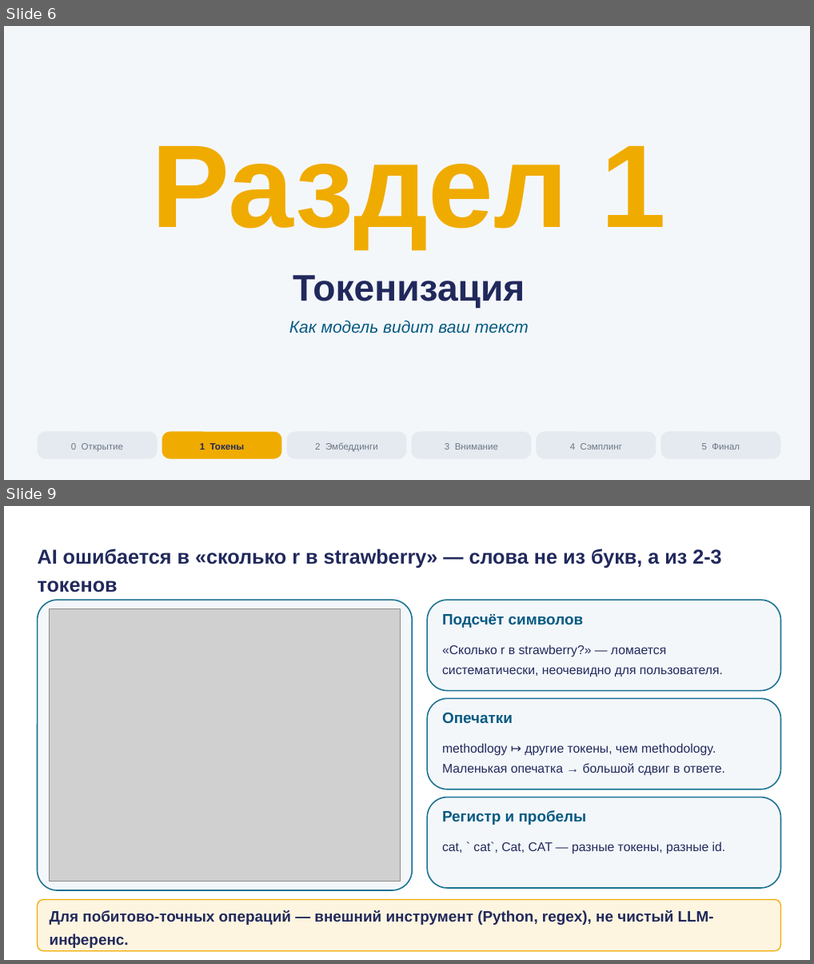
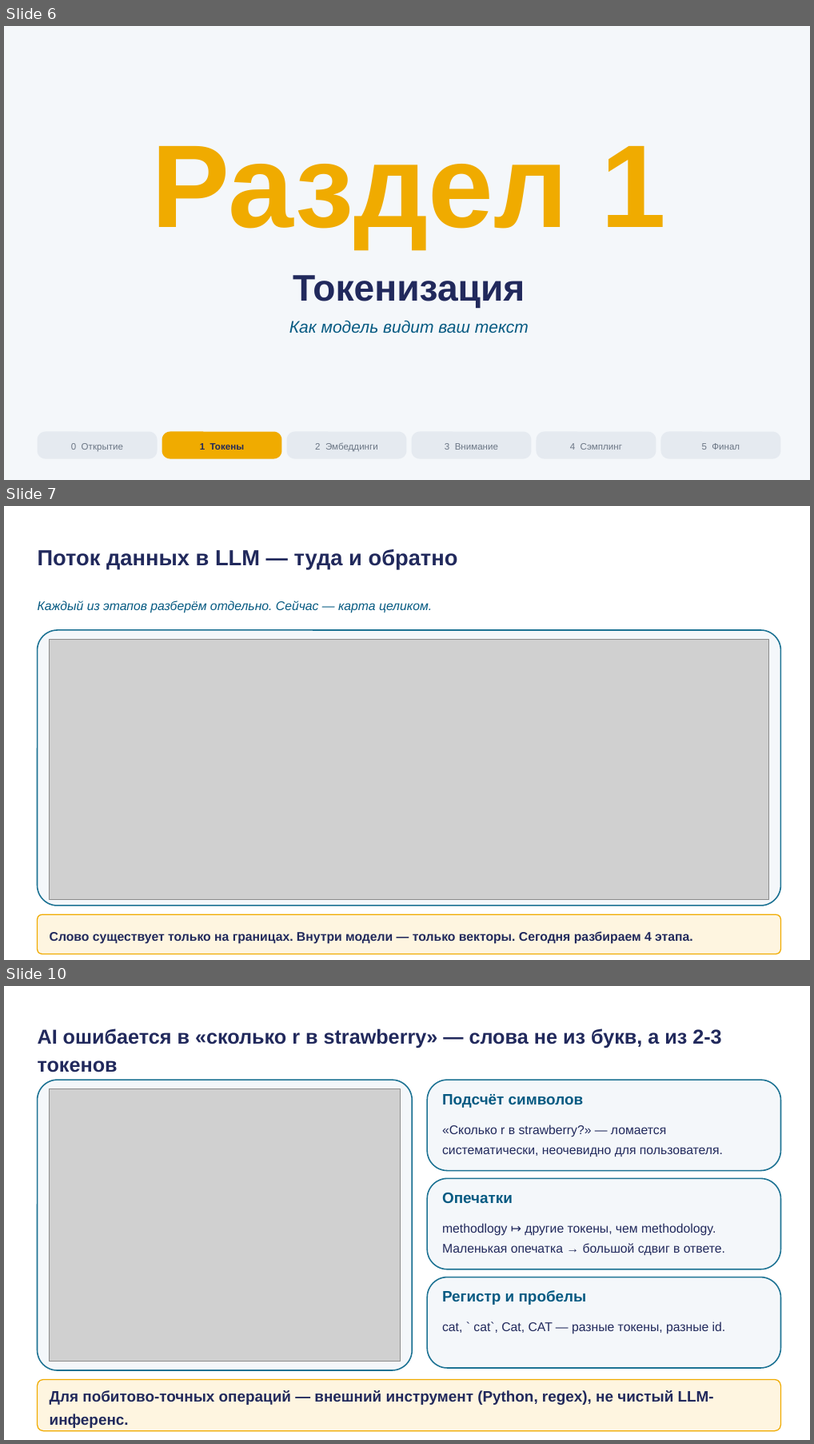
Before and after one commit to tellina-study/AI-usage-lessons, a slide deck: library/lectures/lec-02/rendered/lec-02.pptx. Shown one above the other, each under a label of ours: slides 6 and 9 before the commit, slides 6, 7 and 10 after it; the slides between them are not shown. The pictures are 814x964 and 814x1444 pixels, drawn with LibreOffice and Linux fonts; fonts in the diff are those of the drawing; grey boxes stand for pictures. Boxes give left, top, right and bottom in pixels: in the first picture for what was removed or moved away, otherwise in the second. Text is boxed around its words. In the diff, an @@ line names an element or a change of style, - is before the commit and + after.

```diff
--- a/library/lectures/lec-02/rendered/lec-02.pptx
+++ b/library/lectures/lec-02/rendered/lec-02.pptx
@@ slide 7 added at bbox=[4, 506, 810, 960], background #FFFFFF @@
@@ text added at bbox=[38, 549, 458, 569], 26 pt, text #21295C, bold @@
+Поток данных в LLM — туда и обратно
@@ text added at bbox=[38, 600, 432, 613], 15 pt, text #065A82, italic @@
+Каждый из этапов разберём отдельно. Сейчас — карта целиком.
@@ rounded rectangle added at bbox=[38, 630, 782, 905], fill #F4F7FA, outline #1C7293 1.5 pt @@
@@ picture added at bbox=[50, 639, 770, 900] @@
@@ rounded rectangle added at bbox=[38, 914, 782, 954], fill #FEF5E0, outline #F0AB00 1.2 pt @@
@@ text added at bbox=[50, 931, 694, 944], 15 pt, text #21295C, bold @@
+Слово существует только на границах. Внутри модели — только векторы. Сегодня разбираем 4 этапа.
@@ what was slide 9 is now slide 10 @@
```
Also in this commit, not shown: 6 slides changed, 4 other slides added, 3 slides removed, 47 other files.
